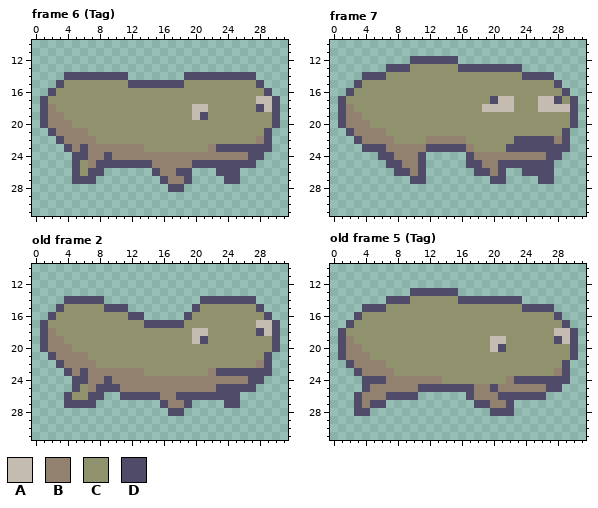
One commit to this pixel-art file: characters/enemy/hotdog/HotDog.aseprite. Above, as it was before the edit.
32x32 pixels, 7 frames. Shown: frame 6 (Tag): x 0..31, y 10..31; frame 7: x 0..31, y 10..31; old frame 2: x 0..31, y 10..31; old frame 5 (Tag): x 0..31, y 10..31. The commit also changed other frames, which this record leaves out.
Palette (. is transparent): A #c5bcb1  B #92816e  C #90926e  D #504b68
Pixels before, frame 6 (Tag), first column x 1:
14 ...DDDDDDDD.......DDDDDDDDD...
15 ..DCCCCCCCCDDDDDDDCCCCCCCCCD..
16 .DCCCCCCCCCCCCCCCCCCCCCCCCCCD.
17 DCCCCCCCCCCCCCCCCCCCCCCCCCCAAD
18 DBCCCCCCCCCCCCCCCCCAACCCCCCDAD
19 DBBCCCCCCCCCCCCCCCCADCCCCCCCCD
20 DBBBCCCCCCCCCCCCCCCCCCCCCCCCCD
21 .DBBBBCCCCCCCCCCCCCCCCCCCCCCD.
22 ..DBBBBCCCCCCCCCCCCCCCCCCCCBD.
23 ...DBDBBBBBBBCCCCCCCCBDDDDDDD.
24 ....DDBBDBBBBBBBBBBBBBBBBBDD..
25 ....DCBDDDDDDDBBBBBDDDDDDDD...
26 ....DCDD......DBBDD...DDD.....
27 ....DDD........DBBD....DD.....
28 ................DD............
Pixels before, frame 7, first column x 1:
12 .........DDDDDD...............
13 ......DDDCCCCCCDDDDDDDD.......
14 ...DDDCCCCCCCCCCCCCCCCCDDDD...
15 ..DCCCCCCCCCCCCCCCCCCCCCCCCD..
16 .DCCCCCCCCCCCCCCCCCCCCCCCCCCD.
17 DCCCCCCCCCCCCCCCCCCDAACCCAADCD
18 DBCCCCCCCCCCCCCCCCAAAACCCAAAAD
19 DBBCCCCCCCCCCCCCCCCCCCCCCCCCCD
20 DBBBCCCCCCCCCCCCCCCCCCCCCCCCCD
21 .DBBBBCCCCCCCCCCCCCCCCCCCCCCD.
22 ..DBBBBCCCCBBBBBCCCCCCDDDDDBD.
23 ...DDDBBBBBDDDDDBCCCCDDDDDDDD.
24 .....DDBBBD.....DBBBBBBBBBDD..
25 ......DDBBD.....DDBBDDDDDDD...
26 .......DDBD......DDBD..DDDD...
27 .........DD........DD....DD...
Pixels before, old frame 2, first column x 1:
14 ...DDDDD............DDDDDDD...
15 ..DCCCCCDDD........DCCCCCCCD..
16 .DCCCCCCCCCDD.....DCCCCCCCCCD.
17 DCCCCCCCCCCCCDDDDDCCCCCCCCCAAD
18 DBCCCCCCCCCCCCCCCCCAACCCCCCDAD
19 DBBCCCCCCCCCCCCCCCCADCCCCCCCCD
20 DBBBCCCCCCCCCCCCCCCCCCCCCCCCCD
21 .DBBBBCCCCCCCCCCCCCCCCCCCCCCD.
22 ..DBBBBCCCCCCCCCCCCCCCCCCCCBD.
23 ...DBDBBBBBBBCCCCCCCCBDDDDDDD.
24 ....DDBBDBBBBBBBBBBBBBBBBBDD..
25 ....DCBDDDBBBBBBBBBBBBDDDDD...
26 ...DCCDD..DDDDDBBDDDDDDDD.....
27 ...DDDD........DBBD....DD.....
28 ................DD............
Pixels before, old frame 5 (Tag), first column x 1:
13 .........DDDDDD...............
14 ......DDDCCCCCCDDDDDDDD.......
15 ...DDDCCCCCCCCCCCCCCCCCDDDD...
16 ..DCCCCCCCCCCCCCCCCCCCCCCCCD..
17 .DCCCCCCCCCCCCCCCCCCCCCCCCCCD.
18 DCCCCCCCCCCCCCCCCCCCCCCCCCCAAD
19 DBCCCCCCCCCCCCCCCCCAACCCCCCDAD
20 DBBCCCCCCCCCCCCCCCCADCCCCCCCCD
21 DBBBCCCCCCCCCCCCCCCCCCCCCCCCCD
22 .DBBBBCCCCCCCCCCCCCCCCCCCCCCD.
23 ..DBBBBCCCCCCCCCCCCCCCCCCCCBD.
24 ...DDDBBBBBBBCCCCCCCCBDDDDDDD.
25 ...DBBBBBBDDDDDDDBBDBBBBBBDD..
26 ..DBBBDDDD......DBBBDDDDDD....
27 ..DBDD...........DDBBD........
28 ..DD...............DDD........
New version:
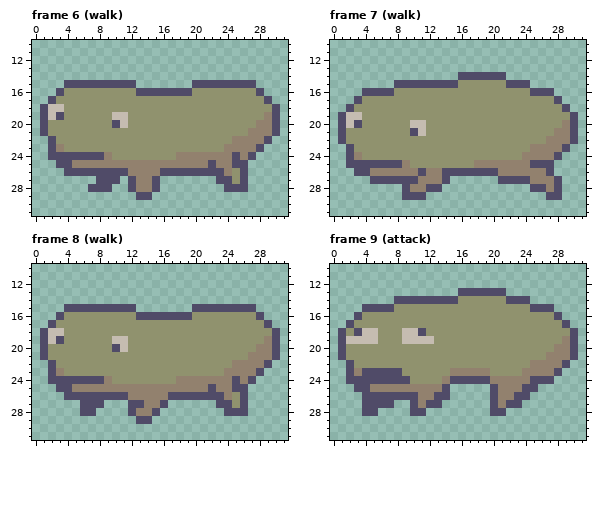
A new or re-ordered frame is compared with the old frame closest to it.
The edit:
frames 7 -> 14
Frame 6 (walk):
y 14: x 4..11 DDDDDDDD -> ........; x 19..27 DDDDDDDDD -> .........
y 15: x 3..11 DCCCCCCCC -> .DDDDDDDD; x 13..28 DDDDDDCCCCCCCCCD -> .......DDDDDDDD.
y 16: x 2..3 DC -> .D; x 13..19 CCCCCCC -> DDDDDDD; x 28..29 CD -> D.
y 17: x 1..2 DC -> .D; x 28..30 AAD -> CD.
y 18: x 2..3 BC -> AA; x 20..21 AA -> CC; x 28..29 DA -> CC
y 19: x 2..3 BB -> AD; x 10..11 CC -> AA; x 20..21 AD -> CC; x 29 C -> B
y 20: x 2..4 BBB -> CCC; x 10..11 CC -> DA; x 28..29 CC -> BB
y 21: x 1..6 .DBBBB -> DCCCCC; x 27..30 CCD. -> BBBD
y 22: x 2..7 .DBBBB -> DCCCCC; x 25..27 CCC -> BBB
y 23: x 2..13 ..DBDBBBBBBB -> DBCCCCCCCCCC; x 22..27 BDDDDD -> CCBBBB; x 29 D -> .
y 24: x 2..4 ... -> DDD; x 7..17 BBDBBBBBBBB -> DDBCCCCCCCC; x 25 B -> D; x 28 D -> .
y 25: x 3..6 ..DC -> DDBB; x 8..14 DDDDDDD -> BBBBBBB; x 20..21 DD -> BB; x 23..24 DD -> BB; x 27 D -> .
y 26: x 4 . -> D; x 6 C -> D; x 9..17 ......DBB -> DDDBBBBDD; x 20..22 ... -> DDD; x 24..26 DD. -> BCD
y 27: x 5..10 DDD... -> ...DDD; x 12..19 ....DBBD -> DBBD....; x 23 . -> D; x 25..26 D. -> CD
y 28: x 7..9 ... -> DDD; x 12..15 .... -> DBBD; x 17..18 DD -> ..; x 24..26 ... -> DDD
y 29: x 13..14 .. -> DD
Frame 7 (walk):
y 12: x 10..15 DDDDDD -> ......
y 13: x 7..23 DDDCCCCCCDDDDDDDD -> .................
y 14: x 4..27 DDDCCCCCCCCCCCCCCCCCDDDD -> ............DDDDDD......
y 15: x 3..15 DCCCCCCCCCCCC -> .....DDDDDDDD; x 22..28 CCCCCCD -> DDD....
y 16: x 2..7 DCCCCC -> ..DDDD; x 25..29 CCCCD -> DDD..
y 17: x 1..3 DCC -> ..D; x 20..22 DAA -> CCC; x 26..27 AA -> CC; x 29..30 CD -> ..
y 18: x 1..2 DB -> .D; x 19..22 AAAA -> CCCC; x 26..30 AAAAD -> CCCD.
y 19: x 2..3 BB -> AA
y 20: x 2..4 BBB -> ADC; x 10..11 CC -> AA; x 29 C -> B
y 21: x 1..6 .DBBBB -> DCCCCC; x 10..11 CC -> DA; x 28..30 CD. -> BBD
y 22: x 1..7 ..DBBBB -> DCCCCCC; x 12..16 BBBBB -> CCCCC; x 23..27 DDDDD -> CCCCB; x 29..30 D. -> BD
y 23: x 2..17 ..DDDBBBBBDDDDDB -> DCCCCCCCCCCCCCCC; x 22..28 DDDDDDD -> CCCBBBB
y 24: x 2..23 ....DDBBBD.....DBBBBBB -> DBCCCCCCCCCCCCCCCCCCCC; x 27 D -> B
y 25: x 2..6 ..... -> DDDDD; x 10..18 BD.....DD -> CCCCCCCCB; x 21..24 DDDD -> BBBB
y 26: x 3..9 .....DD -> DDBBBBB; x 12..17 ...... -> BBDDDD; x 20..26 BD..DDD -> DBBBBBB
y 27: x 5..9 ..... -> DDDDD; x 11..14 D... -> BBBD; x 20 D -> .; x 22..28 ....DD. -> DDDBBBD
y 28: x 9..13 ..... -> DBBDD; x 25..28 .... -> DDBD
y 29: x 9..11 ... -> DDD; x 27..28 .. -> DD
Frame 8 (walk) is new; against old frame 2:
y 14: x 4..8 DDDDD -> .....; x 21..27 DDDDDDD -> .......
y 15: x 3..8 DCCCCC -> .DDDDD; x 12 . -> D; x 21..28 CCCCCCCD -> DDDDDDD.
y 16: x 2..3 DC -> .D; x 12 D -> C; x 14..18 ..... -> DDDDD; x 28..29 CD -> D.
y 17: x 1..2 DC -> .D; x 14..18 DDDDD -> CCCCC; x 28..30 AAD -> CD.
y 18: x 2..3 BC -> AA; x 20..21 AA -> CC; x 28..29 DA -> CC
y 19: x 2..3 BB -> AD; x 10..11 CC -> AA; x 20..21 AD -> CC; x 29 C -> B
y 20: x 2..4 BBB -> CCC; x 10..11 CC -> DA; x 28..29 CC -> BB
y 21: x 1..6 .DBBBB -> DCCCCC; x 27..30 CCD. -> BBBD
y 22: x 2..7 .DBBBB -> DCCCCC; x 25..27 CCC -> BBB
y 23: x 2..13 ..DBDBBBBBBB -> DBCCCCCCCCCC; x 22..27 BDDDDD -> CCBBBB; x 29 D -> .
y 24: x 2..4 ... -> DDD; x 7..17 BBDBBBBBBBB -> DDBCCCCCCCC; x 25 B -> D; x 28 D -> .
y 25: x 3..6 ..DC -> DDBB; x 8..10 DDD -> BBB; x 22..24 BDD -> DBB; x 27 D -> .
y 26: x 5..6 CC -> DD; x 9..10 .. -> DD; x 12..15 DDDD -> BBBB; x 17 B -> D; x 24..26 DD. -> BCD
y 27: x 4..5 DD -> ..; x 8 . -> D; x 12..15 .... -> DDBB; x 17..19 BBD -> ...; x 23 . -> D; x 25..26 D. -> CD
y 28: x 6..7 .. -> DD; x 12..15 .... -> DBBD; x 17..18 DD -> ..; x 24..26 ... -> DDD
y 29: x 13..14 .. -> DD
Frame 9 (attack) is new; against old frame 5 (Tag):
y 13: x 10..21 DDDDDD...... -> ......DDDDDD
y 14: x 7 D -> .; x 10..21 CCCCCCDDDDDD -> DDDDDDCCCCCC; x 24 . -> D
y 15: x 7 C -> D; x 24 D -> C
y 18: x 3..5 CCC -> DAA; x 9..11 CCC -> AAD; x 28..29 AA -> CC
y 19: x 2..5 BCCC -> AAAA; x 9..12 CCCC -> AAAA; x 20..21 AA -> CC; x 28..29 DA -> CB
y 20: x 2..3 BB -> CC; x 20..21 AD -> CC; x 28..29 CC -> BB
y 21: x 2..4 BBB -> CCC; x 27..29 CCC -> BBB
y 22: x 3..6 BBBB -> CCCC; x 25..28 CCCC -> BBBB
y 23: x 2..8 .DBBBBC -> DBDDDDD; x 15..19 CCCCC -> BBBBB; x 24..29 CCCCBD -> BBBBD.
y 24: x 2..3 .. -> DD; x 7..21 BBBBBBBCCCCCCCC -> DDDCCCCBDDDDDBB; x 23..24 DD -> BB; x 28..29 DD -> ..
y 25: x 3 . -> D; x 11..13 DDD -> BBB; x 15..19 DDDBB -> .....; x 24..28 BBBDD -> DD...
y 26: x 3..6 DBBB -> .DDD; x 11..14 .... -> BBDD; x 17..22 DBBBDD -> ...DBB; x 25..26 DD -> ..
y 27: x 3..4 DB -> .D; x 7 . -> D; x 10..13 .... -> DBDD; x 18..20 DDB -> ..D; x 23 . -> D
y 28: x 3 D -> .; x 5 . -> D; x 10..11 .. -> DD; x 22 D -> .
Where, in picture pixels (left, top, right, bottom), the same in both pictures:
changed: (40, 72, 280, 200)
changed: (338, 56, 578, 200)
changed: (40, 296, 280, 424)
changed: (346, 288, 570, 416)
